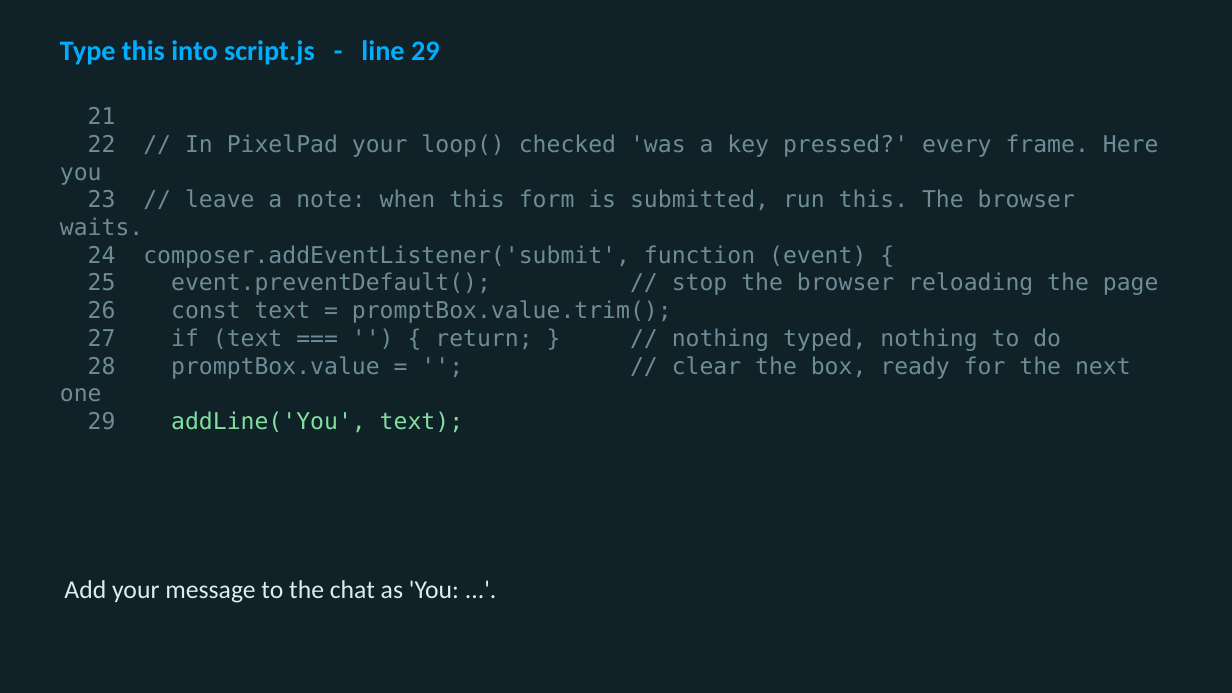
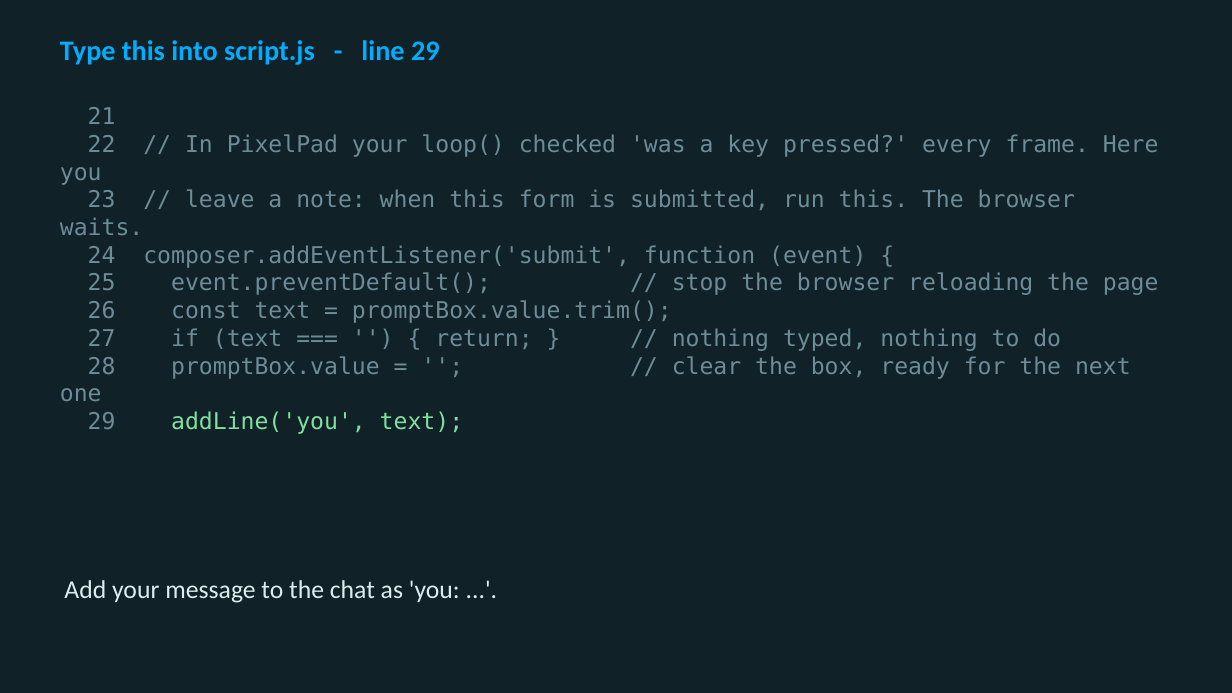
Before and after one commit to utgapps/utgapps.github.io, a slide deck: slide 44 of ai101/slides/week-02.pptx. Drawn at 1232x693 pixels with LibreOffice and Linux fonts; fonts in the diff are those of the drawing. Boxes give left, top, right and bottom in pixels: in the first picture for what was removed or moved away, otherwise in the second. Text is boxed around its words. In the diff, an @@ line names an element or a change of style, - is before the commit and + after.

```diff
--- a/ai101/slides/week-02.pptx
+++ b/ai101/slides/week-02.pptx
@@ text at (88,411,463,434): text changed @@
-29 addLine('You', text);
+29 addLine('you', text);
@@ text at (64,580,460,603): text changed @@
-Add your message to the chat as 'You: ...'.
+Add your message to the chat as 'you: ...'.
```
Also in this commit, not shown: 6 other slides changed, 23 other files.
